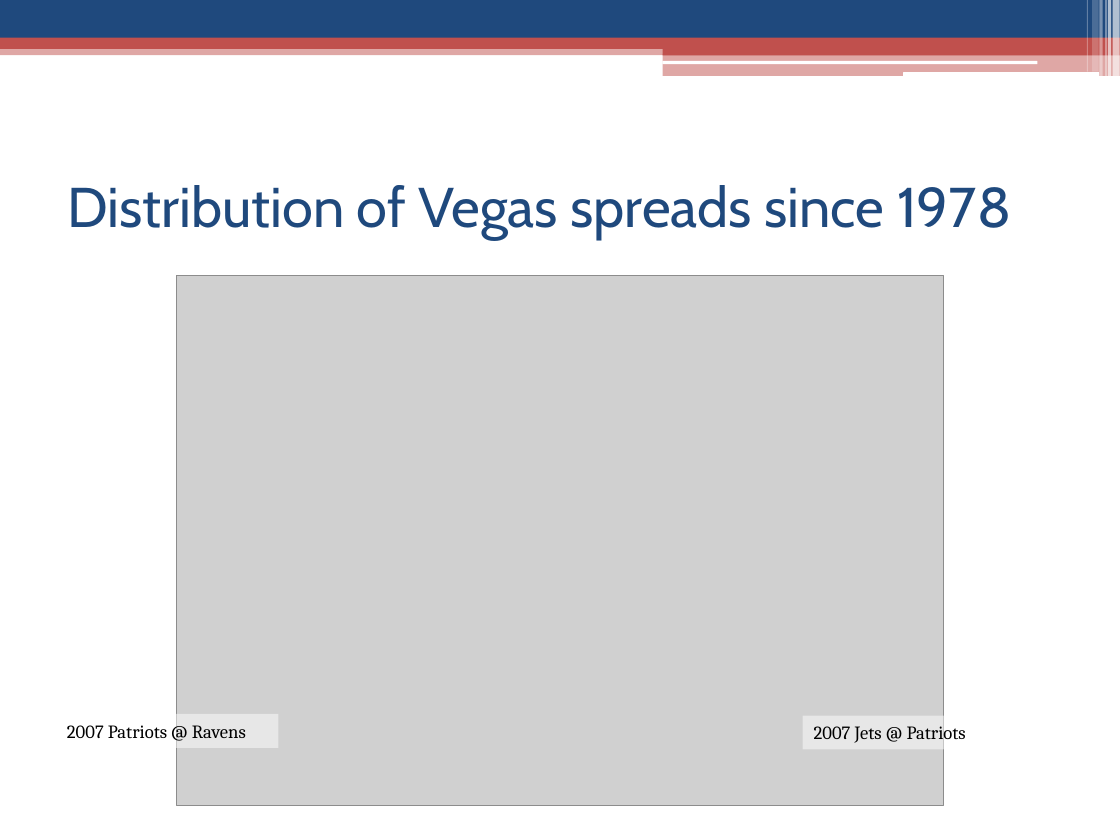
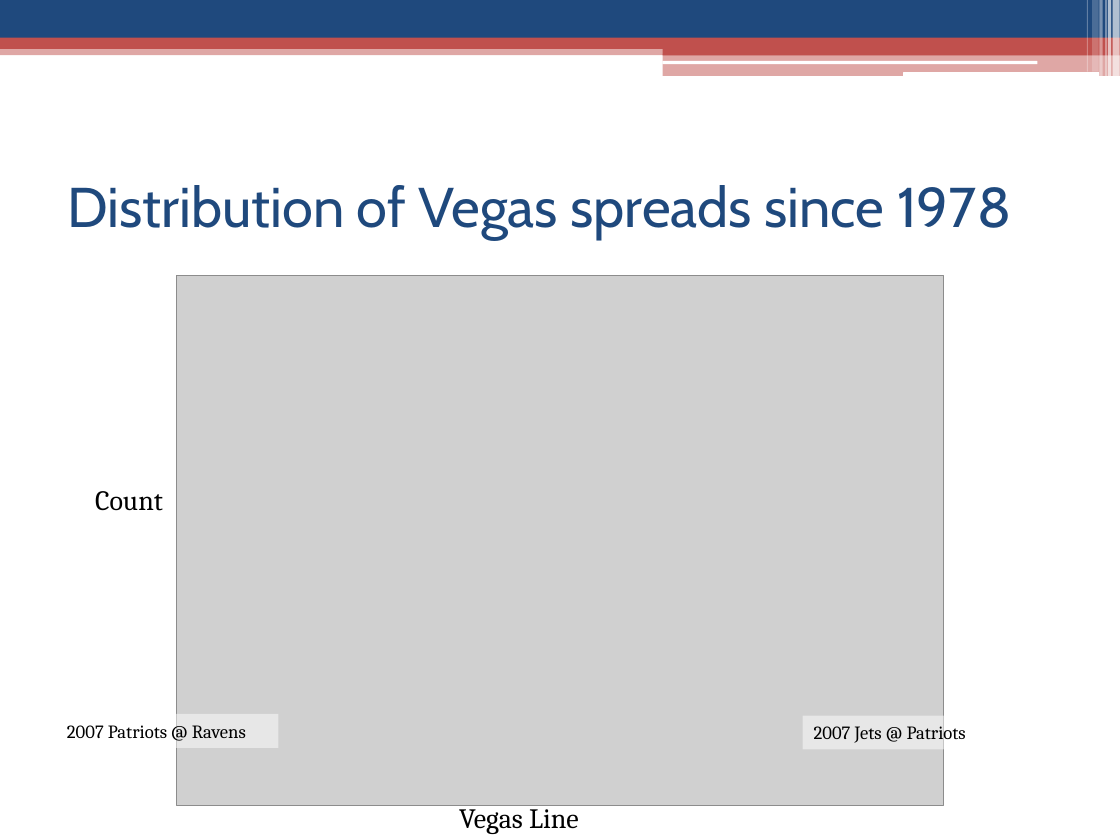
Before and after one commit to vyang91/DAT8, a slide deck: slide 6 of project/qb_projections/first_presentation.pptx. Drawn at 1120x840 pixels with LibreOffice and Linux fonts; fonts in the diff are those of the drawing; grey boxes stand for pictures. Boxes give left, top, right and bottom in pixels: in the first picture for what was removed or moved away, otherwise in the second. Text is boxed around its words. In the diff, an @@ line names an element or a change of style, - is before the commit and + after.

```diff
--- a/project/qb_projections/first_presentation.pptx
+++ b/project/qb_projections/first_presentation.pptx
@@ text added at (x1=95, y1=491, x2=163, y2=511), 18 pt, text #000000 @@
+Count
@@ text added at (x1=459, y1=802, x2=579, y2=834), 18 pt, text #000000 @@
+Vegas Line
```
Also in this commit, not shown: 2 other files.
